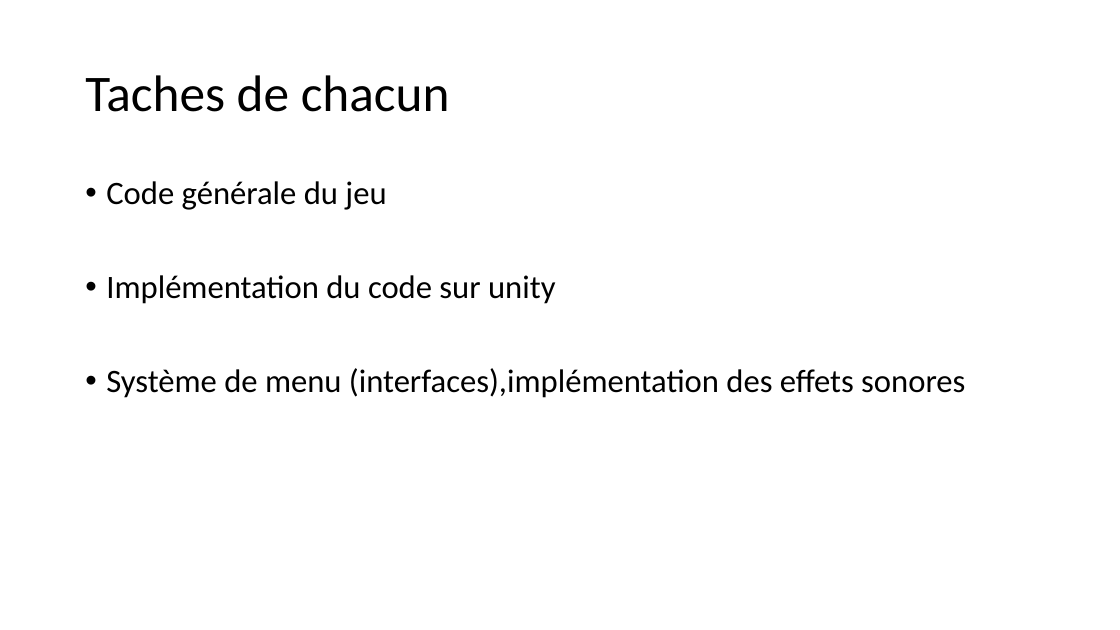
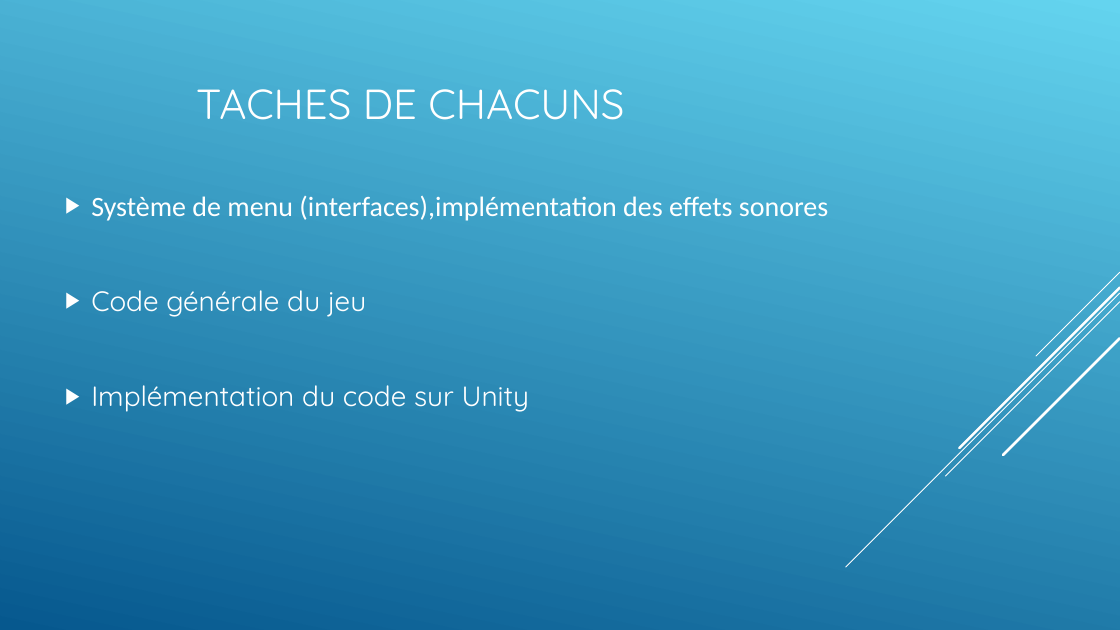
Before and after one commit to AlexandrEpita/Bizarre-Chess-Adventure, a slide deck: slide 5 of diapo soutenance.odp. Drawn at 1120x630 pixels with LibreOffice and Linux fonts; fonts in the diff are those of the drawing. Boxes give left, top, right and bottom in pixels: in the first picture for what was removed or moved away, otherwise in the second. Text is boxed around its words. In the diff, an @@ line names an element or a change of style, - is before the commit and + after.

```diff
--- a/diapo soutenance.odp
+++ b/diapo soutenance.odp
@@ background #FFFFFF to gradient #64D4EF to #06588E @@
@@ title at (196,89,624,120): text changed; size 44 to 36 pt; font Calibri to Quicksand; text colour #000000 to #FFFFFF @@
-Taches de chacun
+TACHES DE CHACUNS
@@ text "Système de menu (interfaces),implémentation des ...": place and size @@
-text "Système de menu (interfaces),implémentation des ..." at (106,181,965,398)
+text "Système de menu (interfaces),implémentation des ..." at (91,196,828,412)
@@ text "Système de menu (interfaces),implémentation des ..." at (91,196,828,412): vertical alignment top to middle @@
@@ text at (91,196,828,221): paragraph added @@
+▶ Système de menu (interfaces),implémentation des effets sonores
@@ text at (91,290,366,317): size 28 to 24 pt, font Calibri to Quicksand, text colour #000000 to #FFFFFF in "Code générale du jeu"; bullet • to ▶; line spacing 0.9 to 1; more space between paragraphs; bullet colour #000000 to #FFFFFF @@
@@ group added at (846,272,1120,567): 5 lines @@
@@ text at (91,385,530,412): text changed; size 28 to 24 pt; font Calibri to Quicksand; text colour #000000 to #FFFFFF @@
-• Implémentation du code sur unity
-• Système de menu (interfaces),implémentation des effets sonores
+▶ Implémentation du code sur Unity
```
Also in this commit, not shown: 9 other slides changed, 3 slides added.
